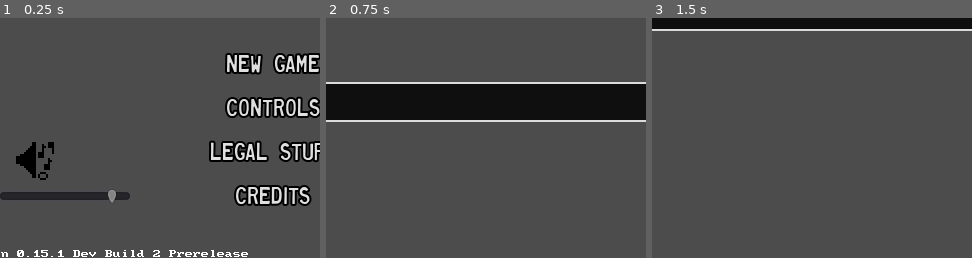
Above: before the commit, frames 1-3 (left to right).
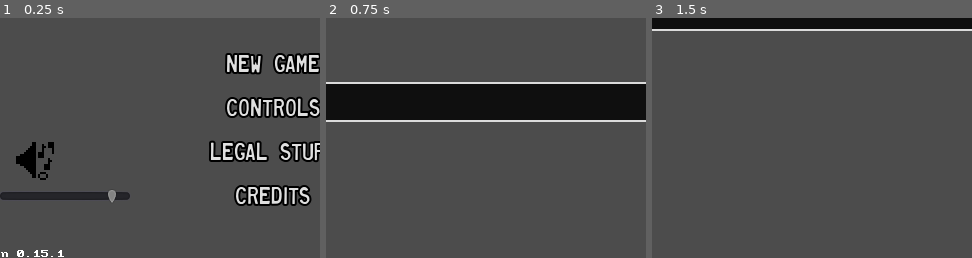
Above: after the commit, the same moments.

Repository: swashdev/minigame-madness
Game: Godot game, scene res://master/scenes/master.tscn
The game is run twice, just before and just after one commit, with the same random seed, the same clock (stepped at 60 frames per second) and the same inputs.
Inputs (mouse positions are % of the whole screen's width and height, from its top left):
- Up to frame 1 (0.25 s): no input
- Up to frame 2 (0.75 s): click "New Game" at 0.5 s
- Up to frame 3 (1.5 s): tap Enter at 1.25 s; move the mouse to (72, 45) at 1.27 s; hold Right (move_right) from 1.28 s (still down); hold Space (action) from 1.28 s (still down)
The pictures show only the part of the screen within x 7-57%, y 50-100%; the shares and areas given below are measured in that part.

The runs differ from the first frame. In frame 1, 0.6% of the frame differs, in the area x 22-78%, y 96-100%; in frame 2, nothing differs; in frame 3, nothing differs.

Commit message:
Finalize version 0.15.1

Diff:
--- a/master/singletons/version.gd
+++ b/master/singletons/version.gd
@@ -6,7 +6,7 @@
 const MINOR: int = 15
 const MINOR_2nd: int = 0
 const PATCH: int = 1
-const BUILD: String = "dev.2.pre"
+const BUILD: String = ""
 
 
 # Returns the version number in its preferred pseudo-semantic versioning form.
Not shown, changed: CHANGELOG.md
